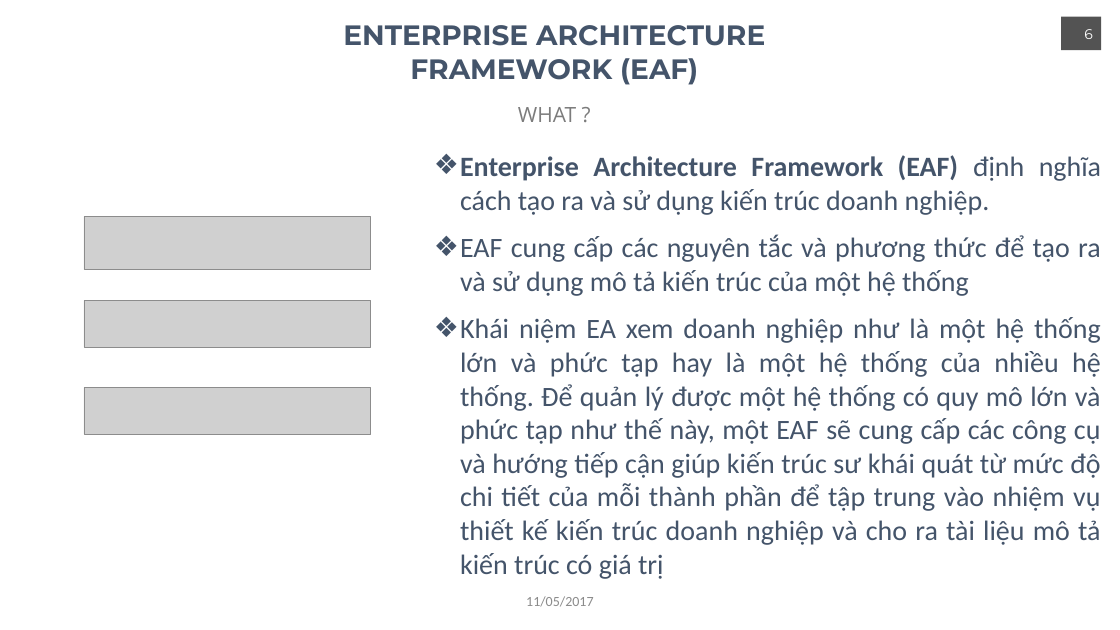
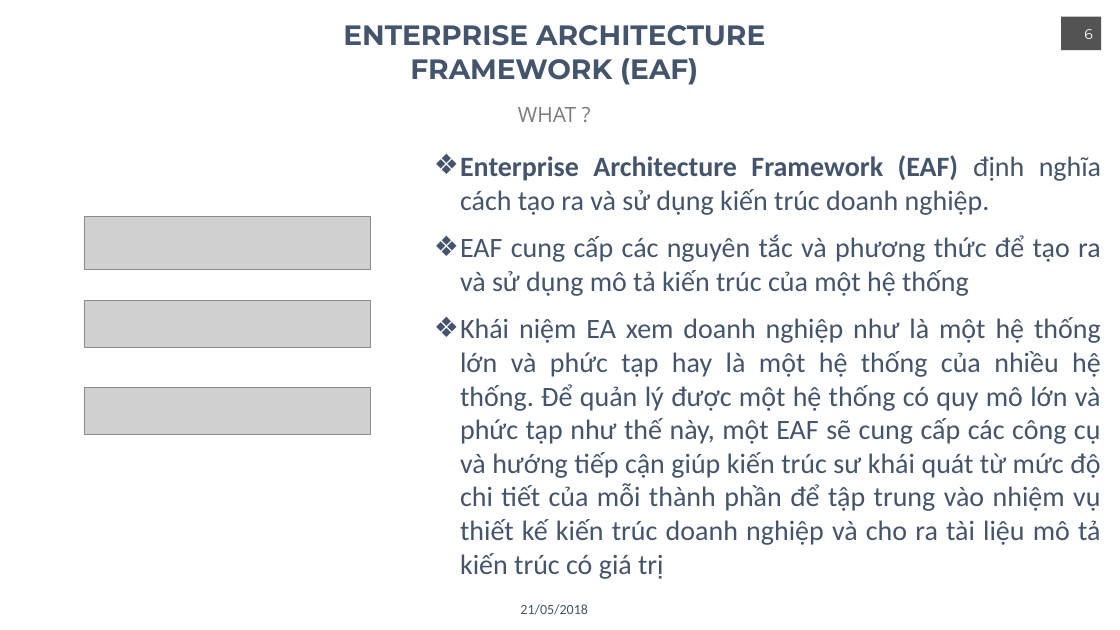
Before and after one commit to ngcvm/AnToanKienTrucHeThong, a slide deck: slide 6 of Nhom3_EA.pptx. Drawn at 1120x630 pixels with LibreOffice and Linux fonts; fonts in the diff are those of the drawing; grey boxes stand for pictures. Boxes give left, top, right and bottom in pixels: in the first picture for what was removed or moved away, otherwise in the second. Text is boxed around its words. In the diff, an @@ line names an element or a change of style, - is before the commit and + after.

```diff
--- a/Nhom3_EA.pptx
+++ b/Nhom3_EA.pptx
@@ text at box(520, 604, 587, 615): text changed; text colour #8C8C8C to #44546A @@
-11/05/2017
+21/05/2018
```
Also in this commit, not shown: 37 other slides changed, 3 slides added, 1 slide removed.
